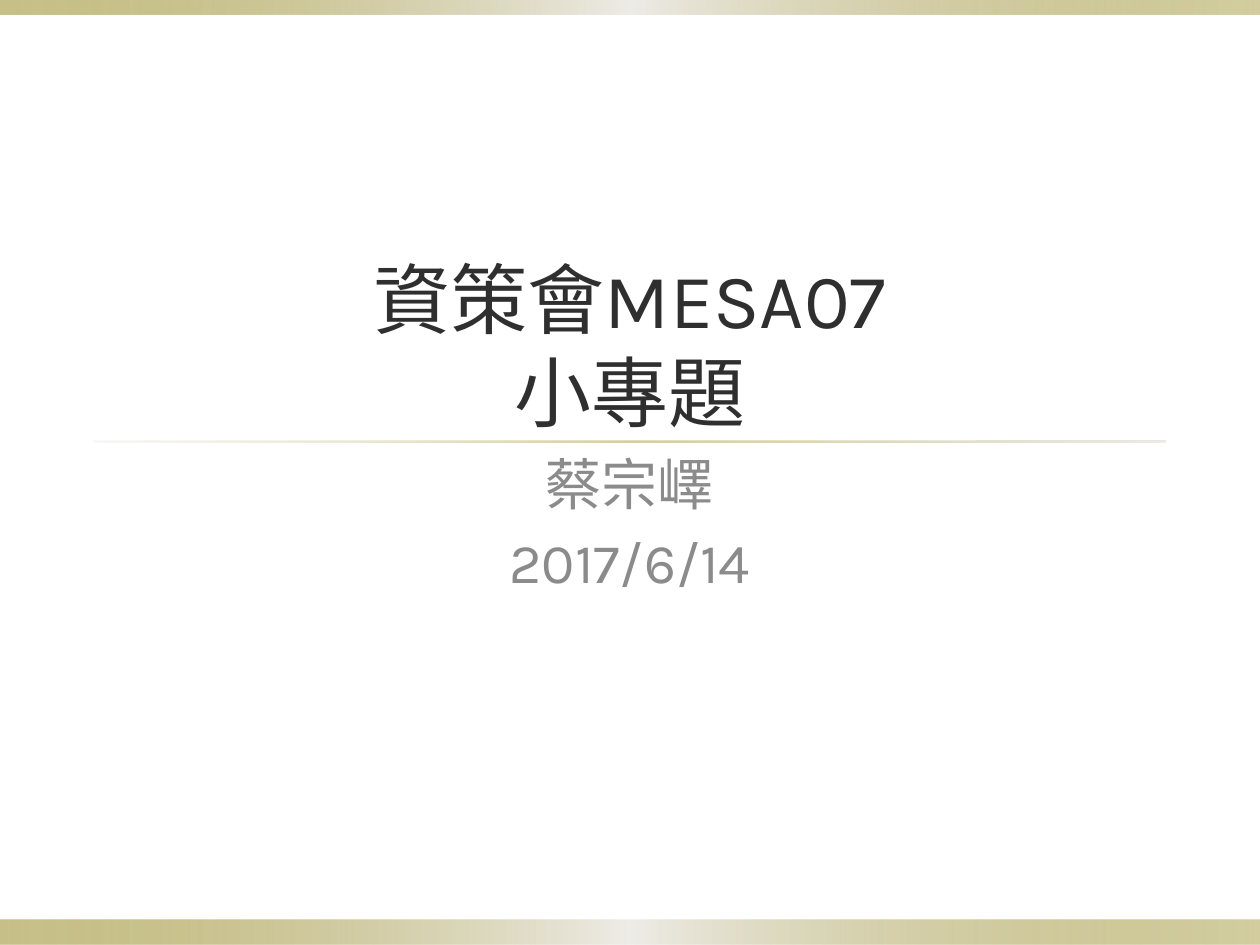
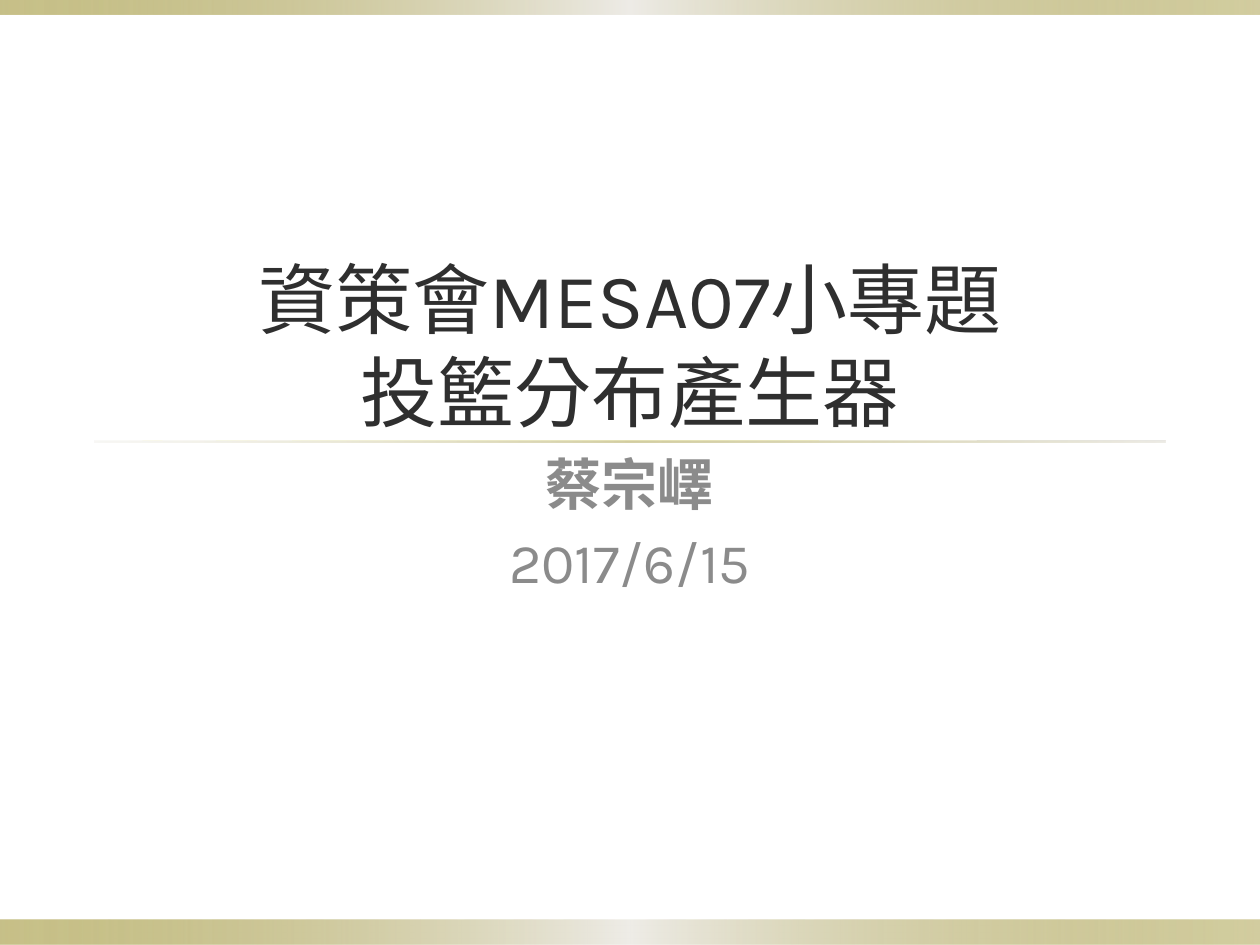
Before and after one commit to mvpscottjon/bsk, a slide deck: slide 1 of 小專_7.pptx. Drawn at 1260x945 pixels with LibreOffice and Linux fonts; fonts in the diff are those of the drawing; background and template pictures are left out. Boxes give left, top, right and bottom in pixels: in the first picture for what was removed or moved away, otherwise in the second. Text is boxed around its words. In the diff, an @@ line names an element or a change of style, - is before the commit and + after.

```diff
--- a/小專_7.pptx
+++ b/小專_7.pptx
@@ title at (x1=258, y1=263, x2=1002, y2=428): text changed @@
-資策會MESA07
-小專題
+資策會MESA07小專題
+投籃分布產生器
@@ subtitle at (x1=546, y1=457, x2=714, y2=510): bold on in "蔡宗嶧" @@
@@ subtitle at (x1=509, y1=542, x2=750, y2=587): text changed @@
-2017/6/14
+2017/6/15
```
Also in this commit, not shown: 3 other slides changed, 4 slides added, 1 slide removed, 7 other files.
